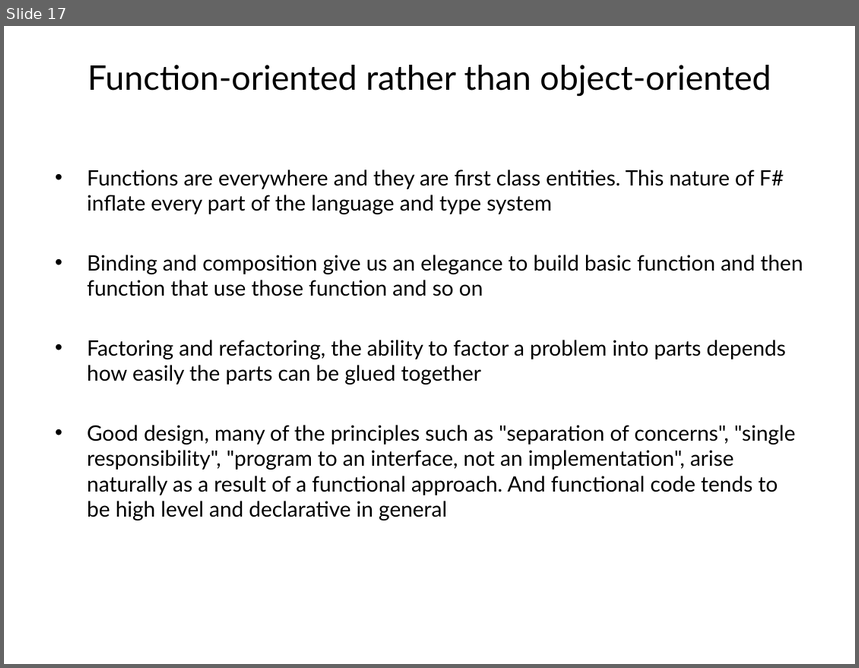
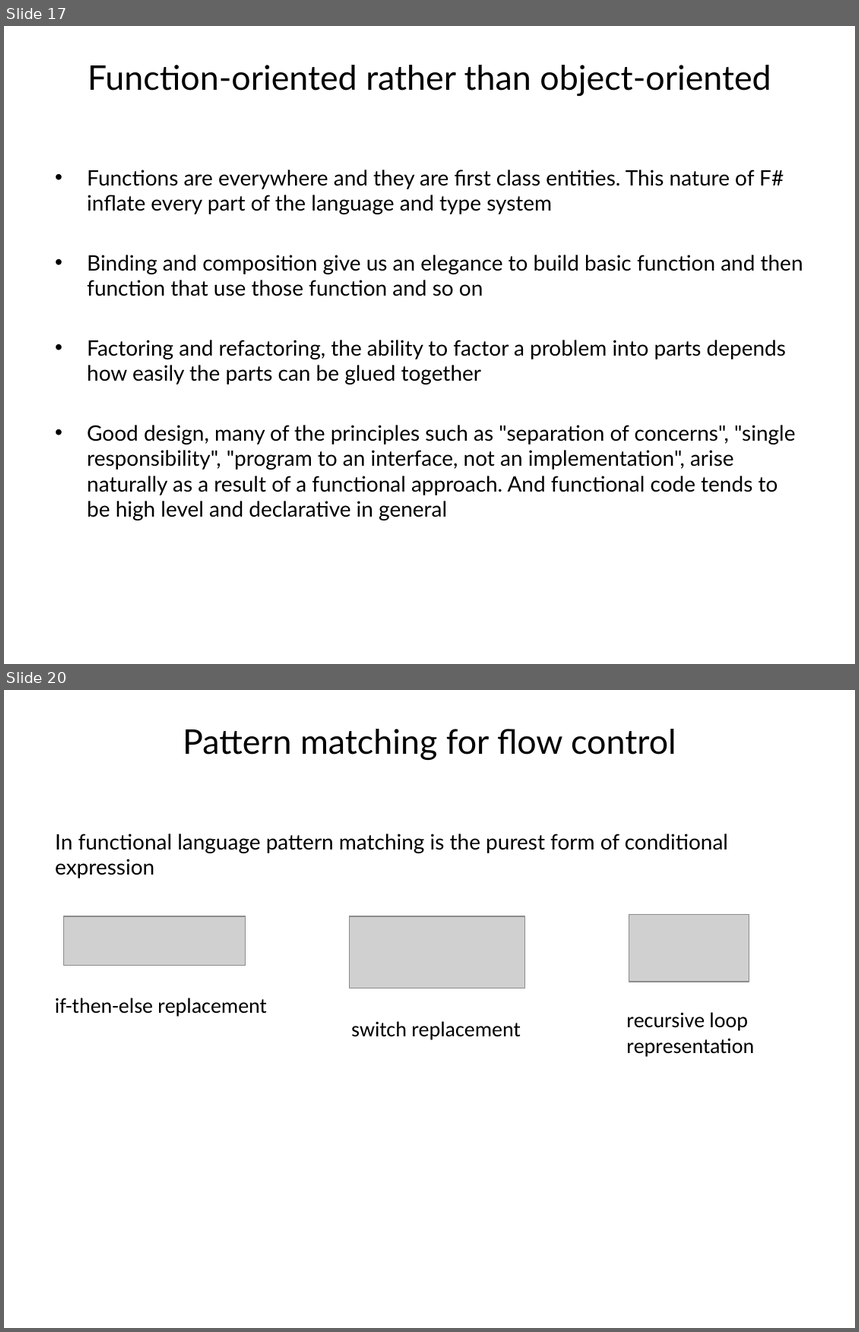
Before and after one commit to vba/presentations, a slide deck: fsharp/part1/presentation.pptx. Shown one above the other, each under a label of ours: slide 17 before the commit, slides 17 and 20 after it; the slides between them are not shown. The pictures are 859x668 and 859x1332 pixels, drawn with LibreOffice and Linux fonts; fonts in the diff are those of the drawing; grey boxes stand for pictures. Boxes give left, top, right and bottom in pixels: in the first picture for what was removed or moved away, otherwise in the second. Text is boxed around its words. In the diff, an @@ line names an element or a change of style, - is before the commit and + after.

Commit message:
[fsharp] Add pattern matching section

```diff
--- a/fsharp/part1/presentation.pptx
+++ b/fsharp/part1/presentation.pptx
@@ slide 20 added at [4, 690, 855, 1328], background #FFFFFF @@
@@ title added at [183, 729, 677, 761], 28.8 pt, text #000000 @@
+Pattern matching for flow control
@@ text added at [55, 834, 728, 878], 18 pt, text #000000 @@
+In functional language pattern matching is the purest form of conditional expression
@@ picture added at [63, 916, 246, 965] @@
@@ picture added at [350, 916, 525, 988] @@
@@ picture added at [629, 915, 750, 982] @@
@@ text added at [55, 998, 267, 1017], 18 pt, text #000000 @@
+if-then-else replacement
@@ text added at [351, 1021, 521, 1040], 18 pt, text #000000 @@
+switch replacement
@@ text added at [626, 1012, 754, 1057], 18 pt, text #000000 @@
+recursive loop representation
```
Also in this commit, not shown: 2 other slides added.
